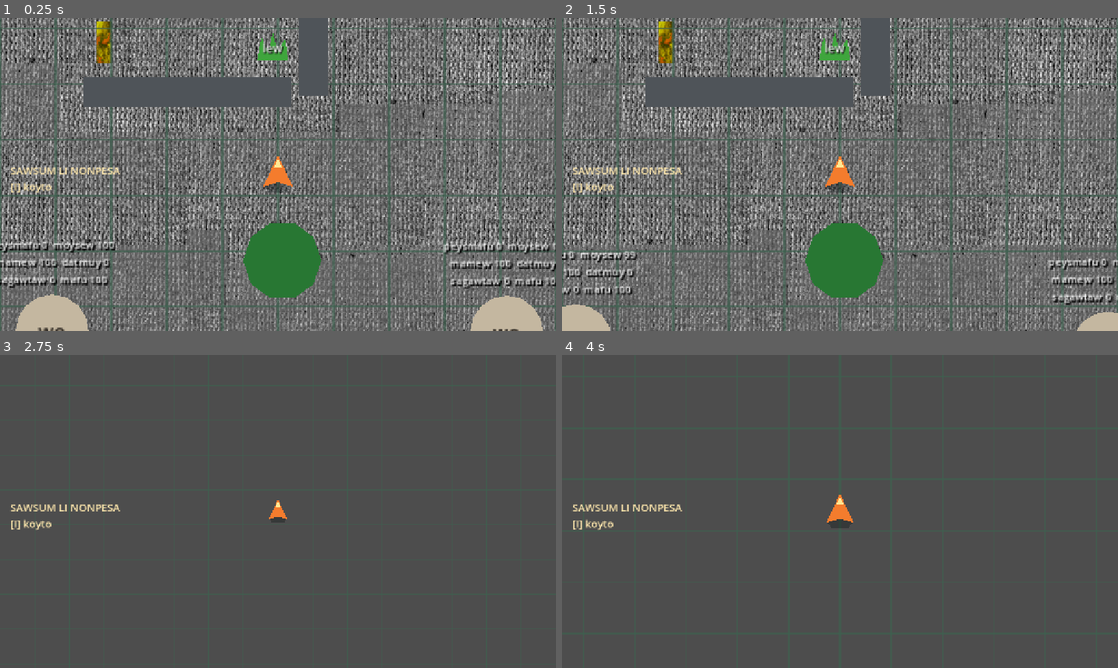
Above: before the commit, frames 1-4 (two rows, left to right).
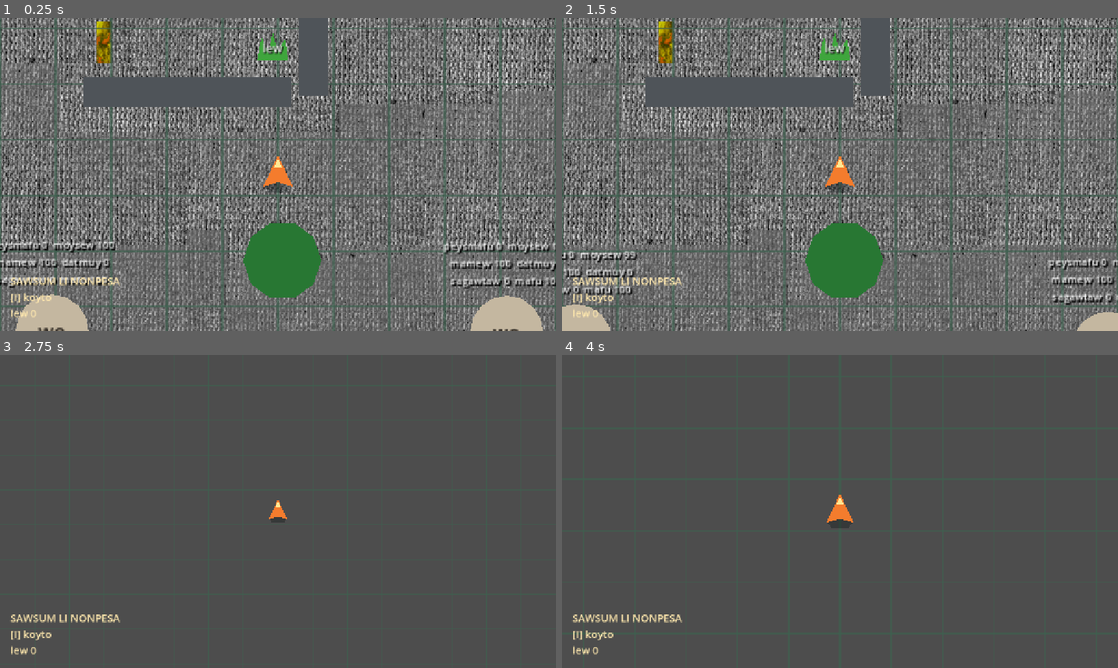
Above: after the commit, the same moments.

Repository: armikhalev/secret-sauce-godot
Game: Godot game, scene res://scenes/game.tscn
Same seed, same stepped clock (60 frames per second), same inputs: the game is played once before the commit and once after it.
Inputs (mouse positions are in pixels of both pictures, inside the frame that each line leads up to):
- Up to frame 1 (0.25 s): no input
- Up to frame 2 (1.5 s): tap Enter (menu_accept) at 0.5 s; move the mouse to (962, 158) at 0.52 s; hold Right (menu_right) 0.53-1.28 s; hold F (attack) 0.53-1.28 s; click (962, 158) at 0.67 s; move the mouse to (728, 190) at 1.27 s; hold Down (menu_down) from 1.28 s (still down); tap = (zoom_in) at 1.35 s
- Up to frame 3 (2.75 s): move the mouse to (333, 442) at 2.02 s; release Down (menu_down) at 2.03 s; hold Right (menu_right) from 2.03 s (still down); hold - (zoom_out) from 2.03 s (still down)
- Up to frame 4 (4 s): move the mouse to (812, 574) at 2.77 s; release Right (menu_right) at 2.78 s; release - (zoom_out) at 2.78 s; hold Up (menu_up) 2.78-3.53 s; tap F (attack) at 2.85 s; click (812, 574) at 2.92 s; tap Enter (menu_accept) at 3.5 s; move the mouse to (1006, 558) at 3.52 s; hold Left (menu_left) from 3.53 s (still down); hold = (zoom_in) from 3.53 s (still down)

The runs differ from the first frame. In frame 1, 0.8% of the frame differs, in the area x 1-22%, y 47-96%; in frame 2, 0.8%; in frame 3, 0.9%; in frame 4, 0.9%.

Commit message:
add:show lew count

Diff:
--- a/scenes/game.tscn
+++ b/scenes/game.tscn
@@ -17,6 +17,7 @@
 [ext_resource type="Script" uid="uid://b1kjk5vmcm13f" path="res://scripts/world_navigation.gd" id="12_navigation"]
 [ext_resource type="Script" uid="uid://dmex6ru2r0e2d" path="res://scripts/perception_controller.gd" id="13_perception"]
 [ext_resource type="PackedScene" path="res://scenes/scene_exit.tscn" id="14_exit"]
+[ext_resource type="Script" path="res://scripts/lew_hud.gd" id="15_lew_hud"]
 
 [sub_resource type="TileSetAtlasSource" id="TileSetAtlasSource_ssvqc"]
 texture = ExtResource("6_rysoc")
@@ -1374,18 +1375,26 @@
 [node name="UI" type="CanvasLayer" parent="." unique_id=297256265]
 
 [node name="MarginContainer" type="MarginContainer" parent="UI" unique_id=1261447165]
-offset_right = 1280.0
-offset_bottom = 720.0
+anchors_preset = 2
+anchor_top = 1.0
+anchor_bottom = 1.0
+offset_left = 24.0
+offset_top = -132.0
+offset_right = 390.0
+offset_bottom = -24.0
+grow_vertical = 0
 mouse_filter = 2
-theme_override_constants/margin_left = 24
-theme_override_constants/margin_top = 20
 
 [node name="Title" type="Label" parent="UI/MarginContainer" unique_id=1120723628]
 layout_mode = 2
 theme_override_colors/font_color = Color(1, 0.91, 0.68, 1)
 theme_override_font_sizes/font_size = 24
 text = "SAWSUM LI NONPESA
-[I] koyto"
+[I] koyto
+lew 0"
+vertical_alignment = 2
+script = ExtResource("15_lew_hud")
+player_path = NodePath("../../../World/Entities/Player")
 
 [node name="InventoryMenu" parent="UI" unique_id=1816078503 instance=ExtResource("5_inventory")]
 player_path = NodePath("../../World/Entities/Player")
--- /dev/null
+++ b/scripts/lew_hud.gd
@@ -0,0 +1,14 @@
+extends Label
+
+@export var player_path: NodePath
+
+@onready var player := get_node(player_path)
+
+
+func _ready() -> void:
+	player.lew_inventory_changed.connect(_update_text)
+	_update_text()
+
+
+func _update_text() -> void:
+	text = "SAWSUM LI NONPESA\n[I] koyto\nlew %d" % player.lew_inventory.size()
Not shown, added: scripts/lew_hud.gd.uid
